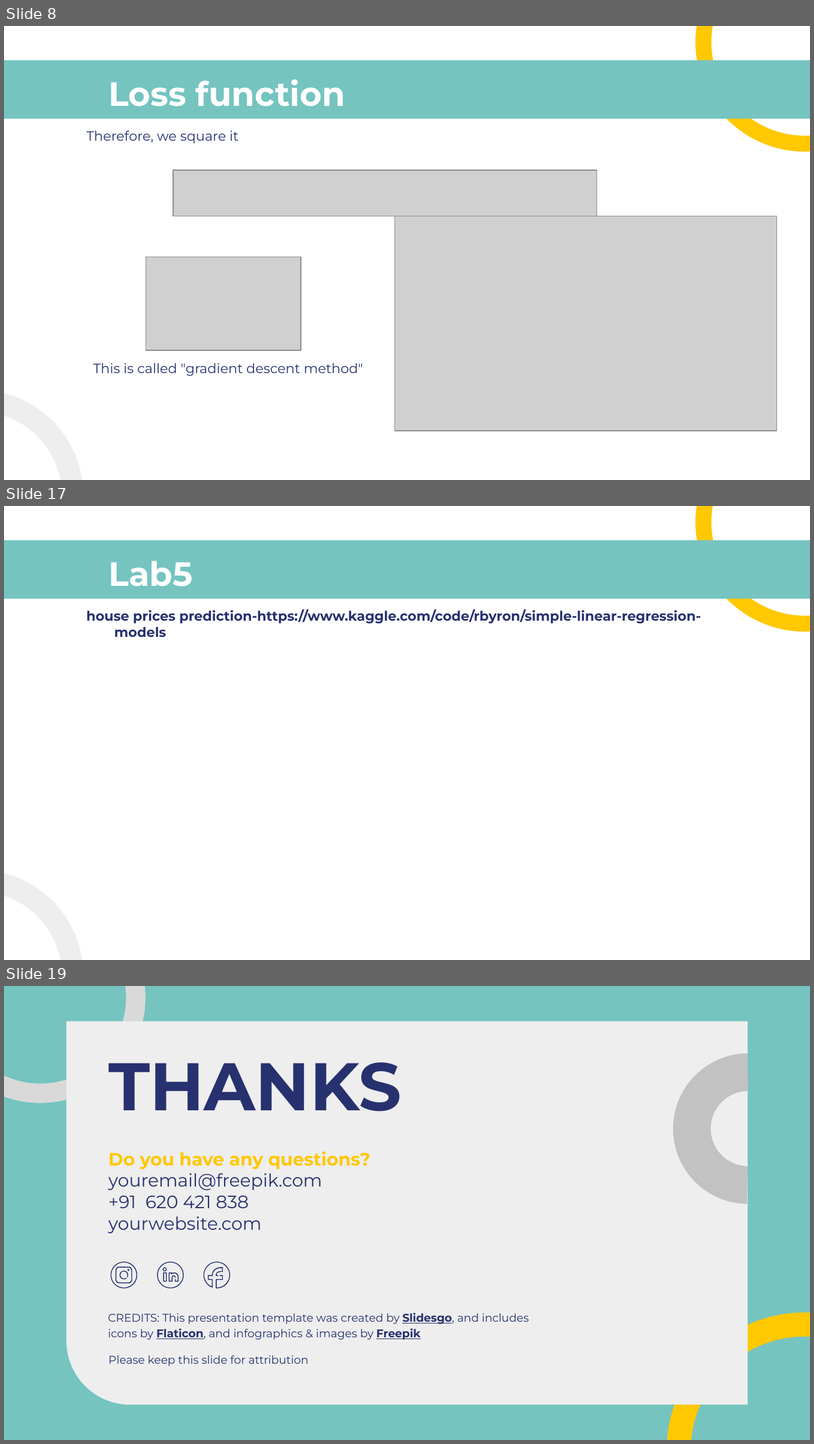
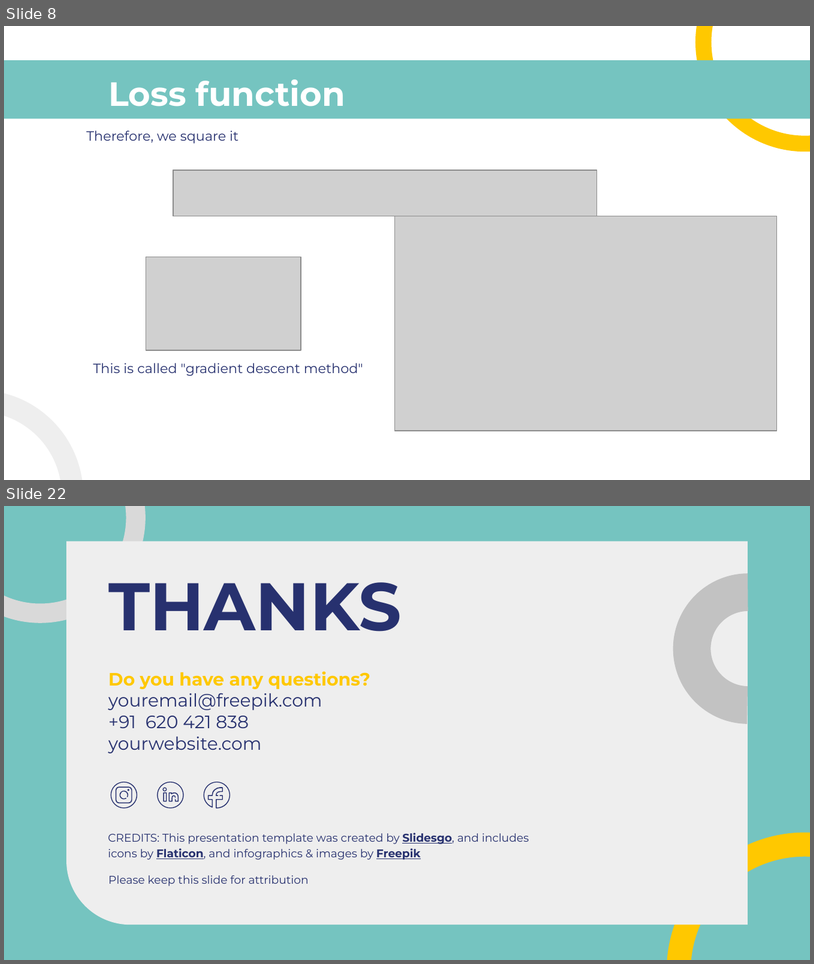
Before and after one commit to gurwoghd/2023_WFK_ICT-Laos-, a slide deck: LectureNotes/ch4_Linear_Regression(LR).pptx. Shown one above the other, each under a label of ours: slides 8, 17 and 19 before the commit, slides 8 and 22 after it; the slides between them are not shown. The pictures are 814x1444 and 814x964 pixels, drawn with LibreOffice and Linux fonts; fonts in the diff are those of the drawing; grey boxes stand for pictures. Boxes give left, top, right and bottom in pixels: in the first picture for what was removed or moved away, otherwise in the second. Text is boxed around its words. In the diff, an @@ line names an element or a change of style, - is before the commit and + after.

```diff
--- a/LectureNotes/ch4_Linear_Regression(LR).pptx
+++ b/LectureNotes/ch4_Linear_Regression(LR).pptx
@@ slide 17 removed at (4,506,810,960), background #FFFFFF; not listed: 3 template elements that a slide beside it also shows @@
@@ title removed at (108,561,192,586) @@
-Lab5
@@ subtitle removed at (86,609,701,637) @@
-house prices prediction-https://www.kaggle.com/code/rbyron/simple-linear-regression-models
@@ what was slide 19 is now slide 22 @@
```
Also in this commit, not shown: 8 slides changed, 6 slides added, 2 other slides removed, 1 other file.
